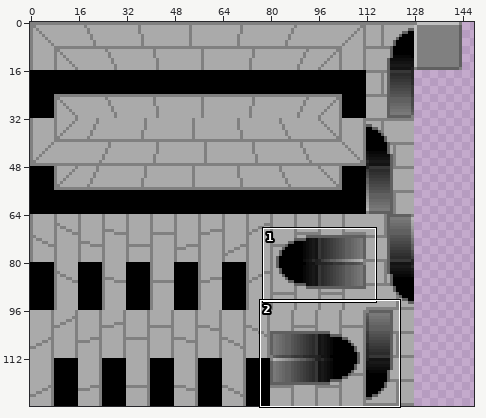
Sprite sheet: resources/assets/textures/tilemap/dungeon4.png. The picture above shows the old version from afar; the outline marks the close-up.
Close-up. First the earlier version:
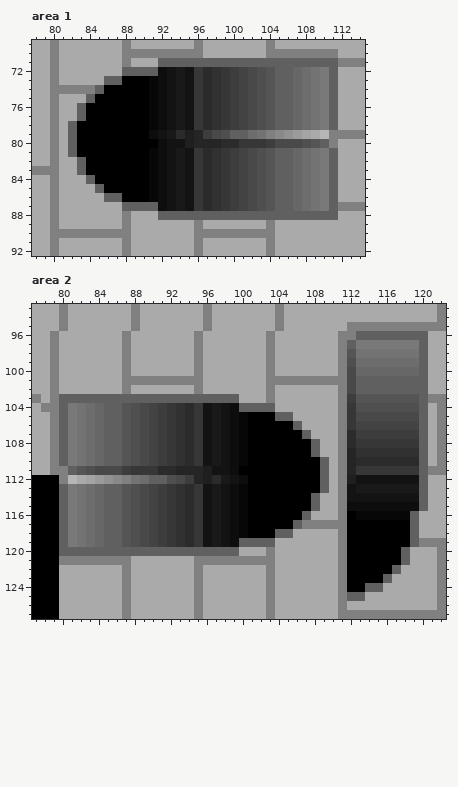
The file is 256x128 pixels. Colours within 5 levels of each other are drawn and written as one. Shown: area 1: x 78..114, y 69..92; area 2: x 77..122, y 93..127. The wide view leaves out empty margins. The commit also changed other parts of the picture, which this record leaves out.
Once edited:
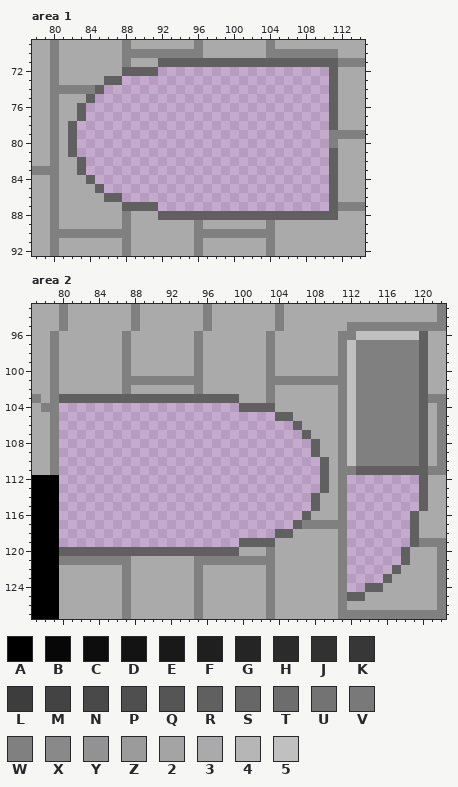
Palette (. is transparent): A #000000  B #070707  C #0d0d0d  D #131313  E #191919  F #1f1f1f  G #252525  H #2b2b2b  J #313131  K #373737  L #3d3d3d  M #434343  N #494949  P #4f4f4f  Q #555555  R #606060  S #676767  T #6d6d6d  U #737373  V #797979  W #808080  X #898989  Y #929292  Z #9b9b9b  2 #a4a4a4  3 #aaaaaa  4 #b6b6b6  5 #c0c0c0
The exact change:
Changed rows in their new state; - is an unchanged pixel.
Area 1:
first column x 83:
72 ---------...................
73 -----.......................
74 ---.........................
75 --..........................
76 -...........................
77 -...........................
78 ............................
79 ............................
80 ............................
81 ............................
82 -...........................
83 -...........................
84 --..........................
85 ---.........................
86 -----.......................
87 ---------...................
Area 2:
first column x 80:
 96 ---------------------------------5555555
 97 --------------------------------5WWWWWWW
 98 --------------------------------5WWWWWWW
 99 --------------------------------5WWWWWWW
100 --------------------------------5WWWWWWW
101 --------------------------------5WWWWWWW
102 --------------------------------5WWWWWWW
103 --------------------------------5WWWWWWW
104 ....................------------5WWWWWWW
105 ........................--------5WWWWWWW
106 ..........................------5WWWWWWW
107 ...........................-----5WWWWWWW
108 ............................----5WWWWWWW
109 ............................----5WWWWWWW
110 .............................---5WWWWWWW
111 .............................---WRRRRRRR
112 .............................---........
113 .............................---........
114 ............................----........
115 ............................----........
116 ...........................-----.......-
117 ..........................------.......-
118 ........................--------.......-
119 ....................------------.......-
120 --------------------------------......--
121 --------------------------------......--
122 --------------------------------.....---
123 --------------------------------....----
124 --------------------------------..------
